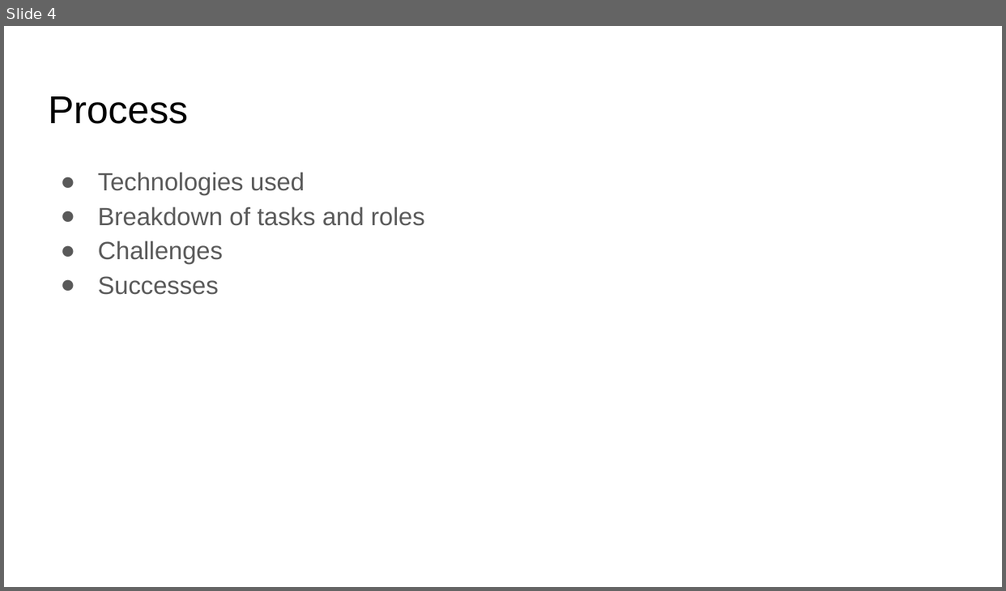
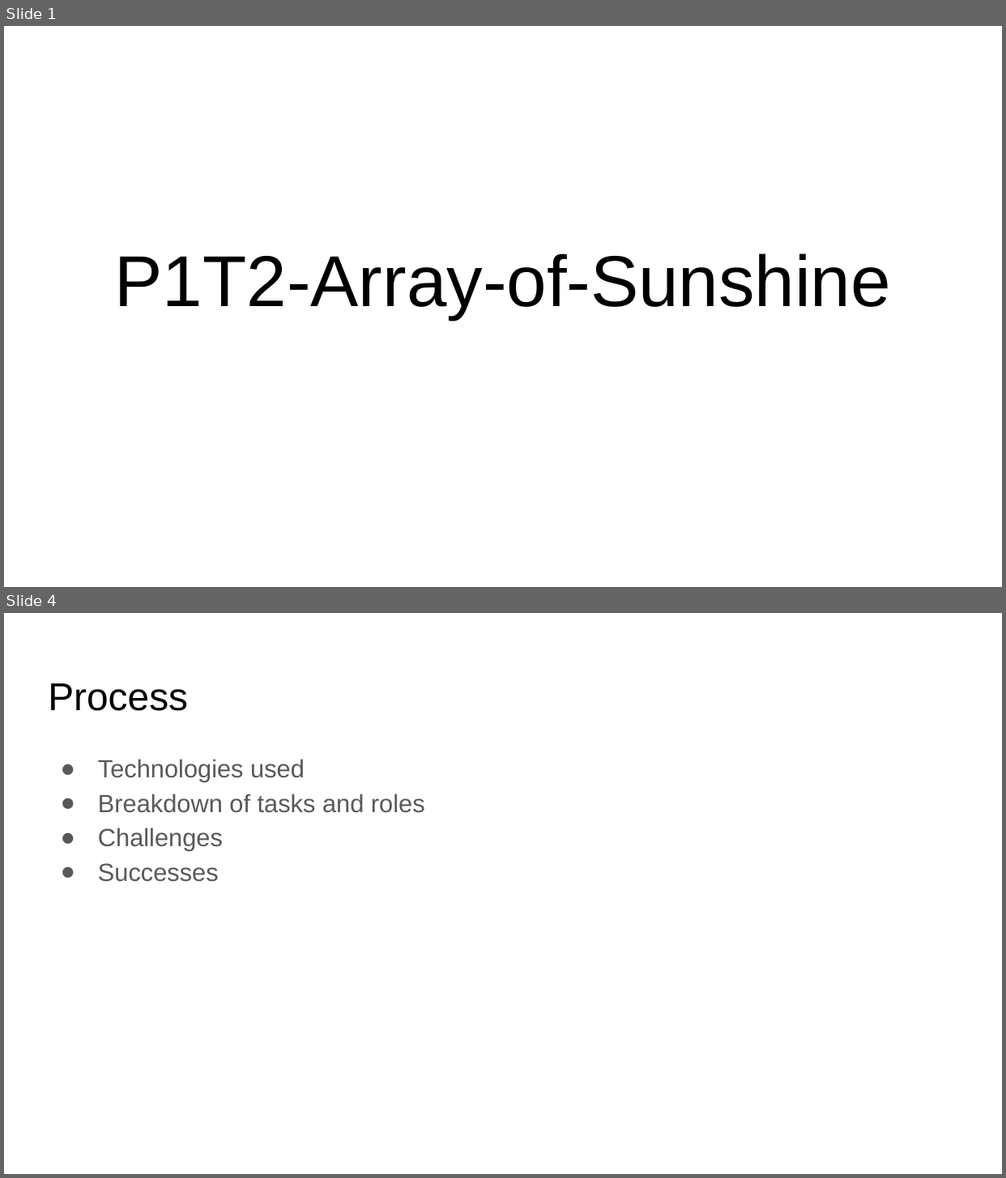
Before and after one commit to sigros02/Project1, a slide deck: assets/reference/Project Presentation Template.pptx. Shown one above the other, each under a label of ours: slide 4 before the commit, slides 1 and 4 after it; the slides between them are not shown. The pictures are 1006x591 and 1006x1178 pixels, drawn with LibreOffice and Linux fonts; fonts in the diff are those of the drawing. Boxes give left, top, right and bottom in pixels: in the first picture for what was removed or moved away, otherwise in the second. Text is boxed around its words. In the diff, an @@ line names an element or a change of style, - is before the commit and + after.

```diff
--- a/assets/reference/Project Presentation Template.pptx
+++ b/assets/reference/Project Presentation Template.pptx
@@ slide 1 added at <box>4,26,1002,587</box>, background #FFFFFF @@
@@ title added at <box>115,254,891,319</box>, 52 pt, text #000000 @@
+P1T2-Array-of-Sunshine
```
Also in this commit, not shown: 1 slide changed, 1 other slide added, 2 slides removed, 13 other files.
